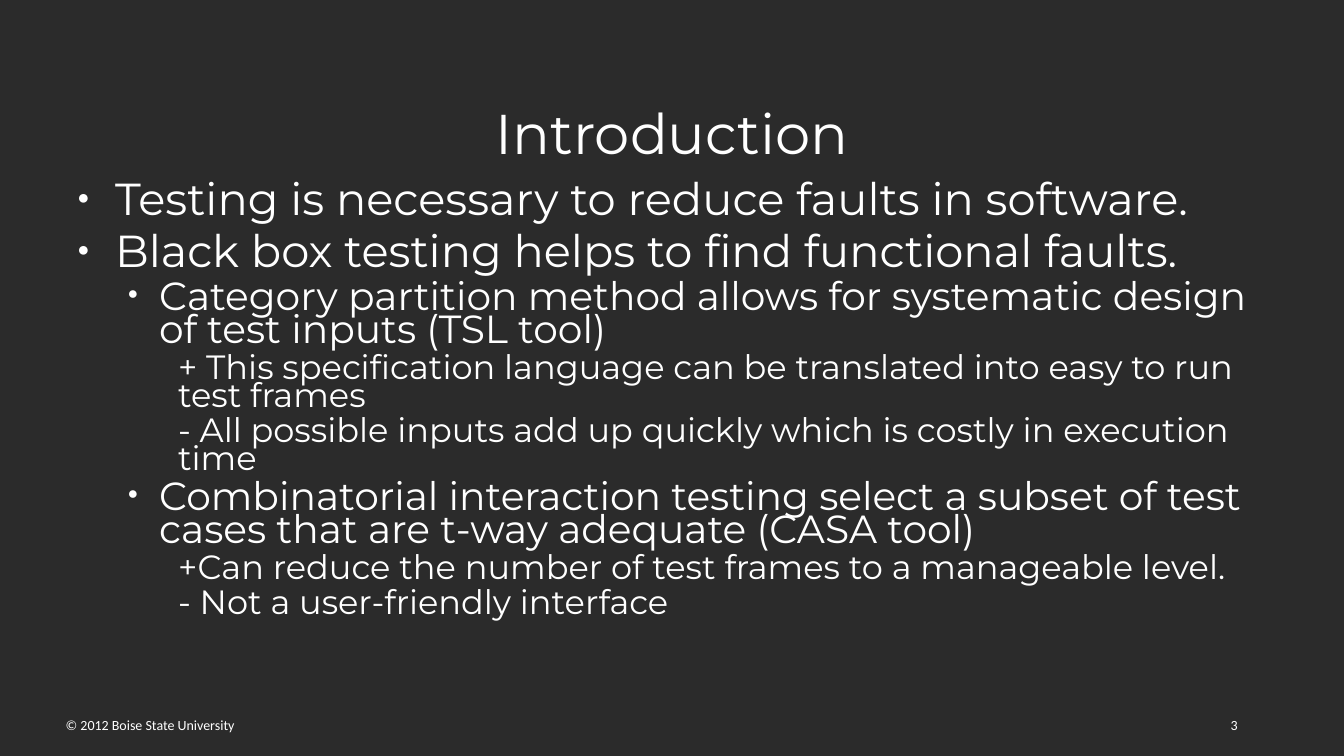
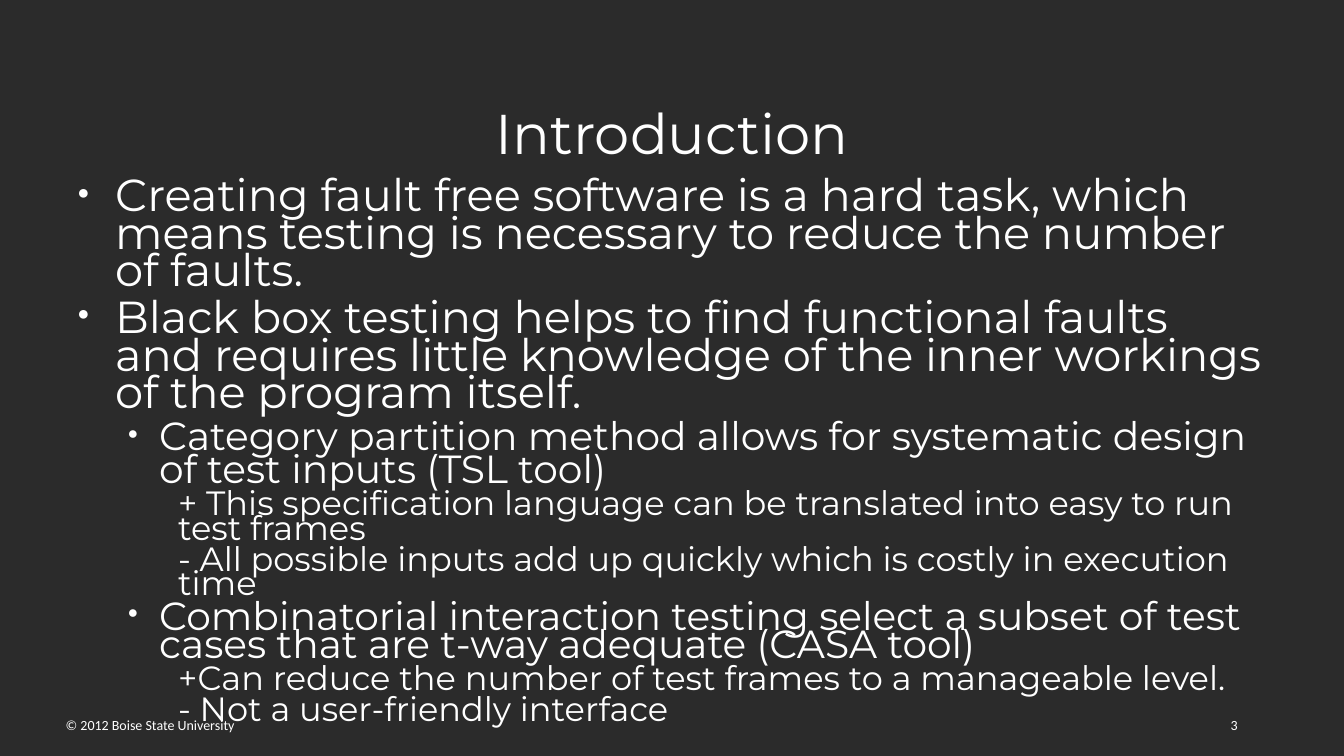
Before and after one commit to Panik-Kontrol/MastersProject, a slide deck: slide 3 of BoiseState_project_proposal.pptx. Drawn at 1344x756 pixels with LibreOffice and Linux fonts; fonts in the diff are those of the drawing; background and template pictures are left out; a plain dark background stands for a picture behind light text. Boxes give left, top, right and bottom in pixels: in the first picture for what was removed or moved away, otherwise in the second. Text is boxed around its words. In the diff, an @@ line names an element or a change of style, - is before the commit and + after.

```diff
--- a/BoiseState_project_proposal.pptx
+++ b/BoiseState_project_proposal.pptx
@@ text at (115, 177, 1261, 417): text changed @@
-● Testing is necessary to reduce faults in software.
-● Black box testing helps to find functional faults.
+● Creating fault free software is a hard task, which means testing is necessary to reduce the number of faults.
+● Black box testing helps to find functional faults and requires little knowledge of the inner workings of the program itself.
@@ text at (159, 483, 1241, 729): line spacing 0.7 to 0.6 @@
```
